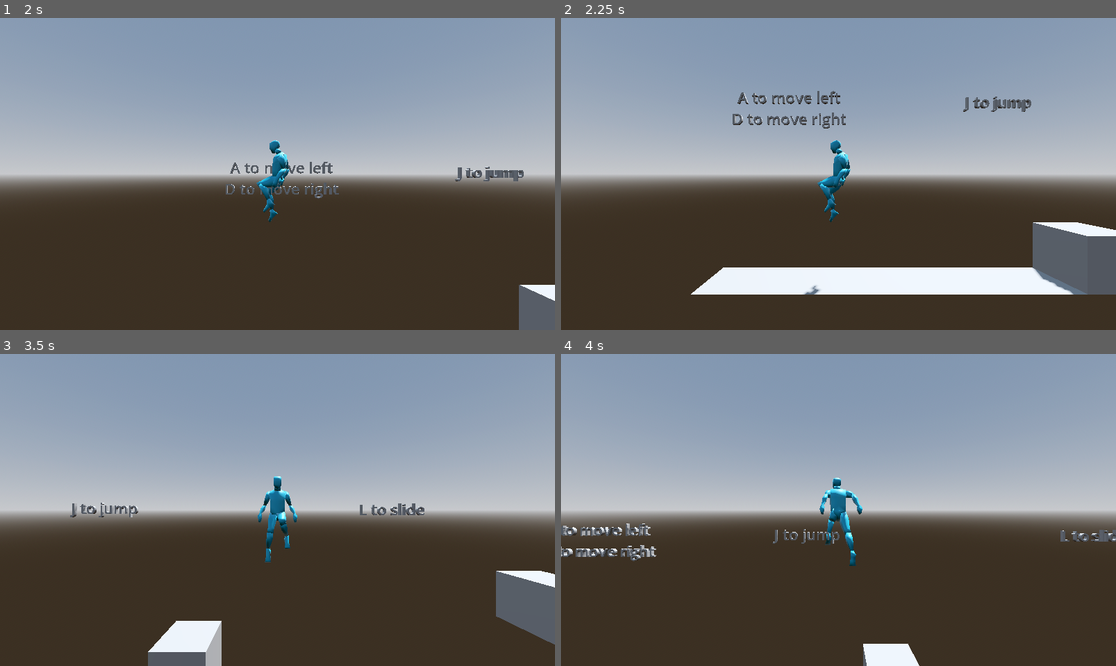
Above: before the commit, frames 1-4 (two rows, left to right).
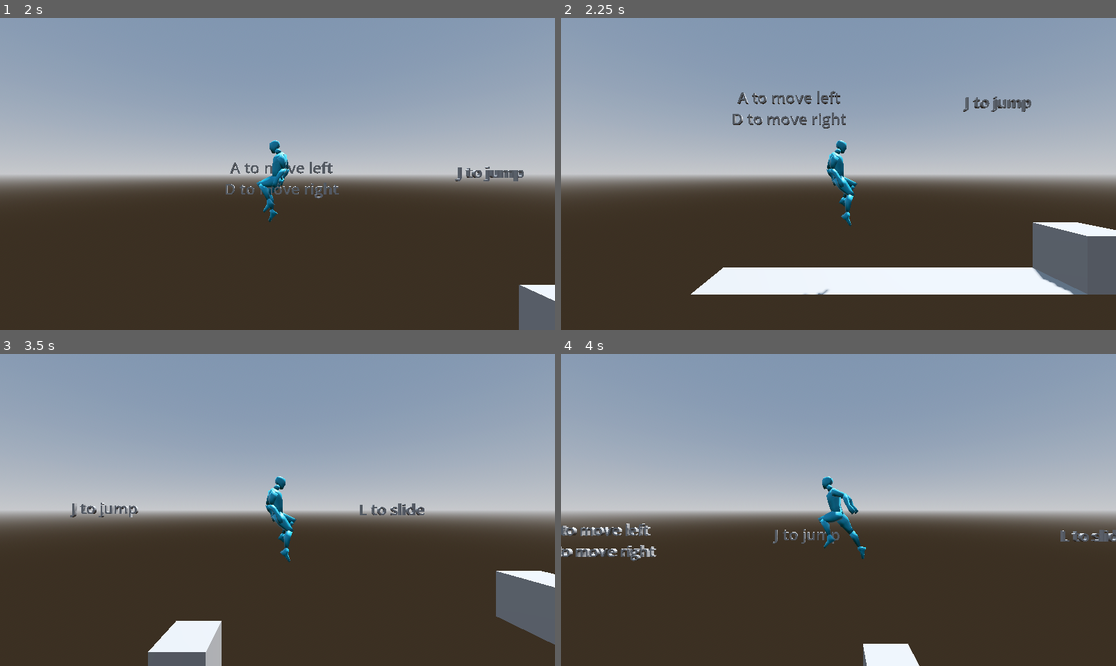
Above: after the commit, the same moments.

Repository: MeiirimZh/burning_forest_prototype
Game: Godot game, scene res://levels/world.tscn
Two runs of this game, one before a commit and one after it. Both use one fixed random seed, a clock stepped at 60 frames per second and the inputs below. The project has no main scene, so this scene is started directly.
Inputs:
- Up to frame 1 (2 s): hold D (right) 0.53-1.28 s; tap J (jump) at 0.6, 0.77, 1.07, 1.52, 1.55, 1.82 s; hold A (left) from 1.28 s (still down); tap L (slide) at 1.35 s
- Up to frame 2 (2.25 s): release A (left) at 2.03 s; hold D (right) from 2.03 s (still down); tap J (jump) at 2.1 s
- Up to frame 3 (3.5 s): keep holding D (right); tap L (slide) at 2.85 s; tap J (jump) at 3.02, 3.05, 3.32 s
- Up to frame 4 (4 s): release D (right) at 3.53 s; hold A (left) from 3.53 s (still down); tap J (jump) at 3.6, 3.77 s

Frame 1 is identical in both runs. In frame 2, 0.9% of the frame differs, in the area x 43-54%, y 39-89%; in frame 3, 0.8%; in frame 4, 1.0%, in the area x 46-55%, y 39-68%.

Commit message:
Fixed fall animations

Diff:
--- a/scripts/spirit.gd
+++ b/scripts/spirit.gd
@@ -48,11 +48,20 @@
 	elif state == "front_jump":
 		animation_player.play("jump_front")
 	elif state == "front_fall":
-		animation_player.play("fall_front")
+		if last_direction == 1:
+			rotate_and_play(0, "fall_front")
+		else:
+			rotate_and_play(85, "fall_front")
 	elif state == "side_jump":
-		animation_player.play("jump_side")
+		if last_direction == 1:
+			rotate_and_play(-92.5, "jump_side")
+		else:
+			rotate_and_play(92.5, "jump_side")
 	elif state == "side_fall":
-		animation_player.play("fall_side")
+		if last_direction == 1:
+			rotate_and_play(-92.5, "fall_side")
+		else:
+			rotate_and_play(92.5, "fall_side")
 	elif state == "slide":
 		animation_player.play("slide")
 
